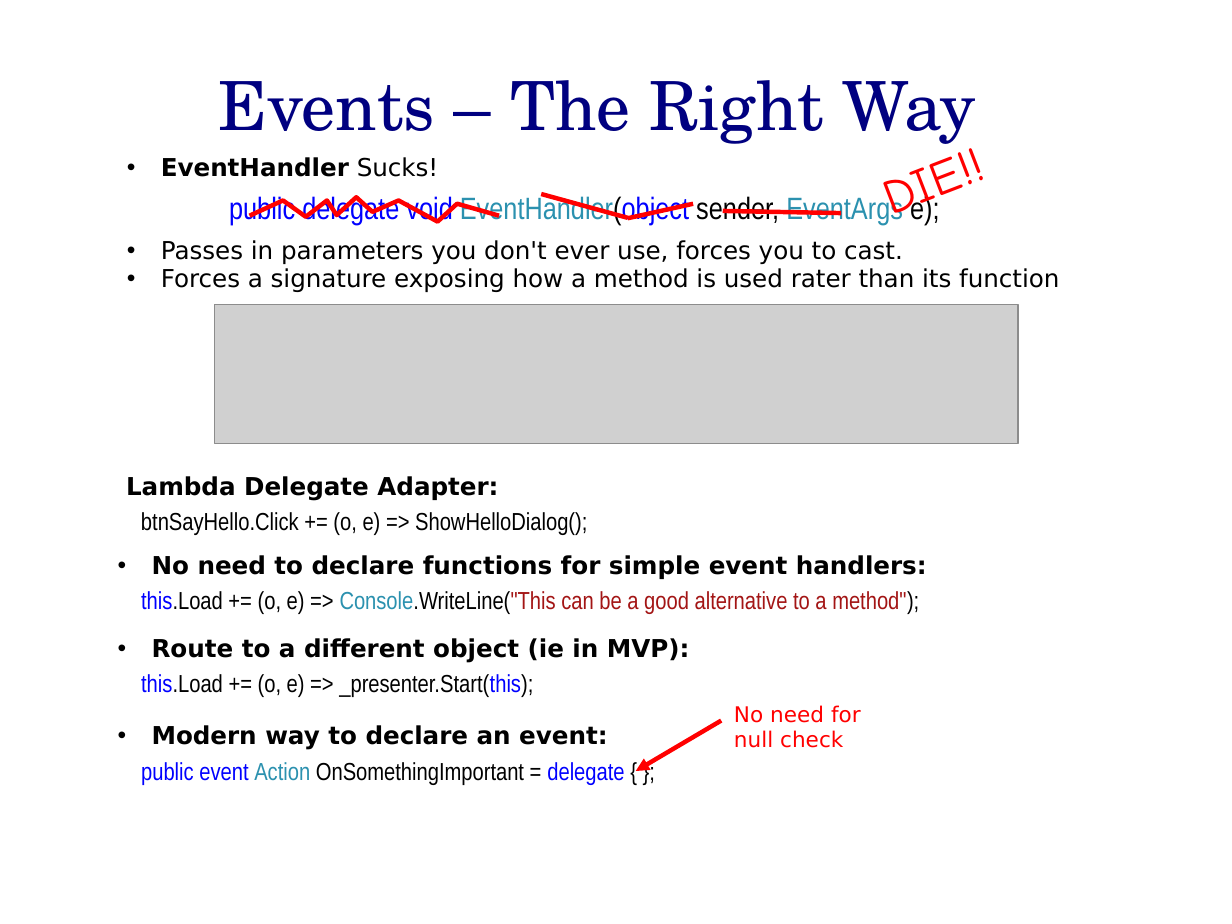
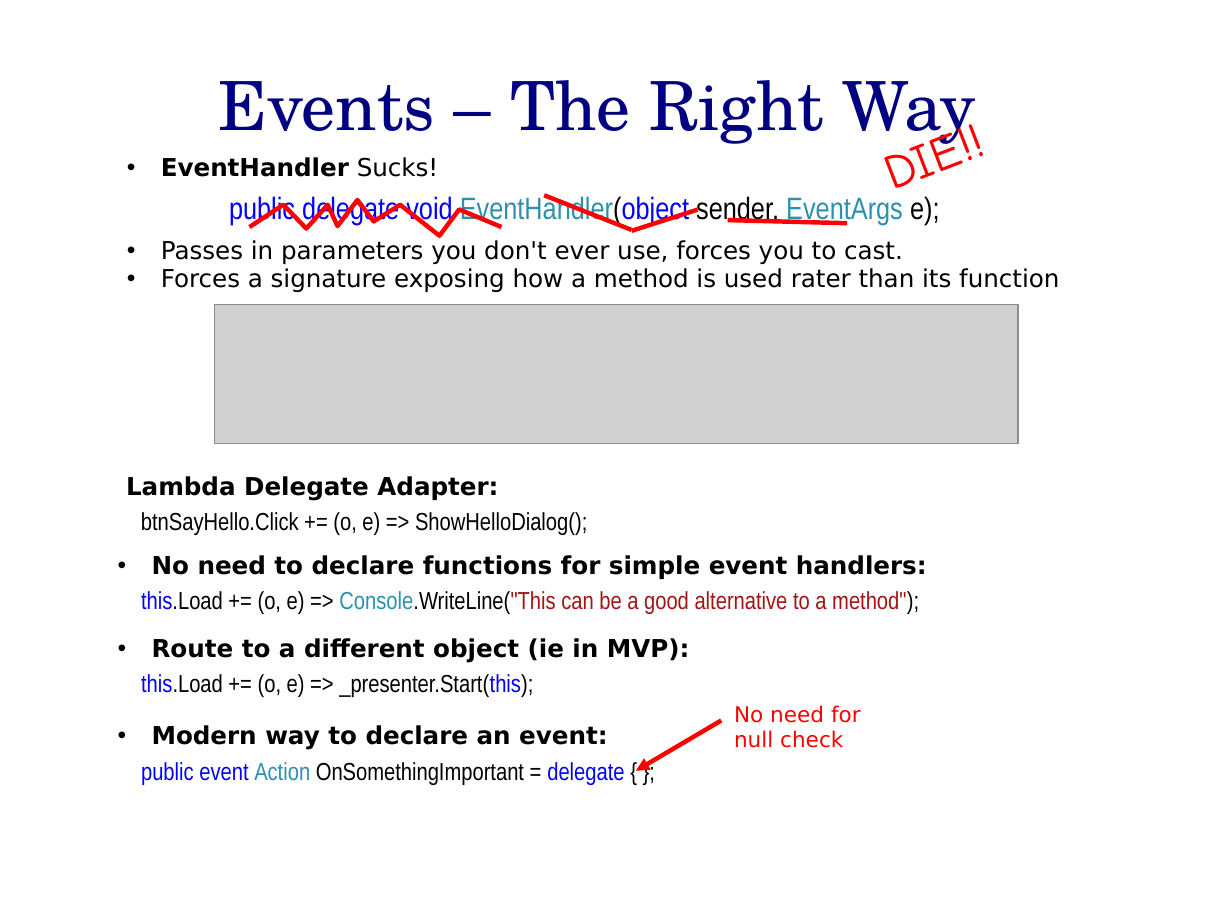
Before and after one commit to hamalawy/gim-projects, a slide deck: slide 10 of presentations/CantDanceTheLambda/docs/Can_t_Dance_the_Lambda.ppt. Drawn at 1232x924 pixels with LibreOffice and Linux fonts; fonts in the diff are those of the drawing; grey boxes stand for pictures; background and template pictures are left out. Boxes give left, top, right and bottom in pixels: in the first picture for what was removed or moved away, otherwise in the second. Text is boxed around its words. In the diff, an @@ line names an element or a change of style, - is before the commit and + after.

```diff
--- a/presentations/CantDanceTheLambda/docs/Can_t_Dance_the_Lambda.ppt
+++ b/presentations/CantDanceTheLambda/docs/Can_t_Dance_the_Lambda.ppt
@@ text "DIE!!" rewrapped from (859, 111, 1032, 236) to (892, 132, 965, 206) @@
@@ freeform shape: place and size @@
-freeform shape at (250, 197, 499, 222)
+freeform shape at (250, 200, 501, 235)
@@ line moved from (541, 194) - (628, 218) to (544, 195) - (631, 230) @@
@@ line moved from (628, 218) - (693, 204) to (632, 231) - (698, 210) @@
@@ line moved from (723, 211) - (842, 213) to (727, 221) - (847, 223) @@
```
Also in this commit, not shown: 3 other slides changed.
